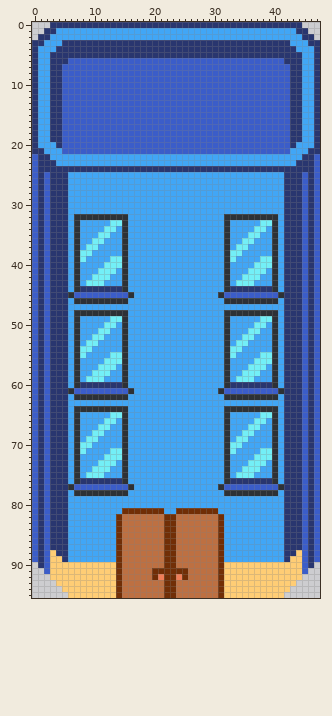
File history of a sprite sheet, assets/building.png. The picture above is the old version.
The file is 48x96 pixels.
After:
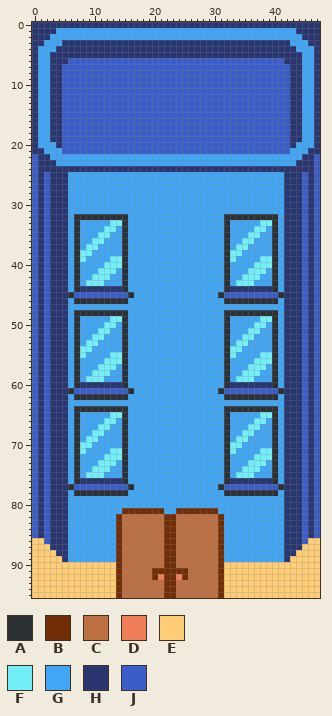
Palette (. is transparent): A #2d3136  B #712e06  C #bd7042  D #ef7d57  E #ffcd75  F #73eff7  G #41a6f6  H #29366f  J #3b5dc9
The exact change:
The author put colour E in row 90 at x 0 and 47; in row 91 at x 0 to 1 and 46 to 47; in row 92 at x 0 to 2 and 45 to 47; in row 93 at x 0 to 3 and 44 to 47; in row 94 at x 0 to 4 and 43 to 47; in row 95 at x 0 to 5 and 42 to 47.
Colour H becomes colour E in rows 86 to 90 at x 1 and 46.
Colour J becomes colour E in row 86 at x 0 and 47; in rows 87 to 89 at x 0, 2, 45 and 47; in rows 90 to 91 at x 2 and 45.
The author put colour H in row 0 at x 0 to 2 and 45 to 47; in row 1 at x 0 to 1 and 46 to 47; in row 2 at x 0 and 47.
Pixel boxes of the changes (left, top, right, bottom) in both pictures:
added: (32, 22, 50, 40)
added: (302, 22, 320, 40)
changed: (32, 538, 68, 598)
changed: (284, 538, 320, 598)
